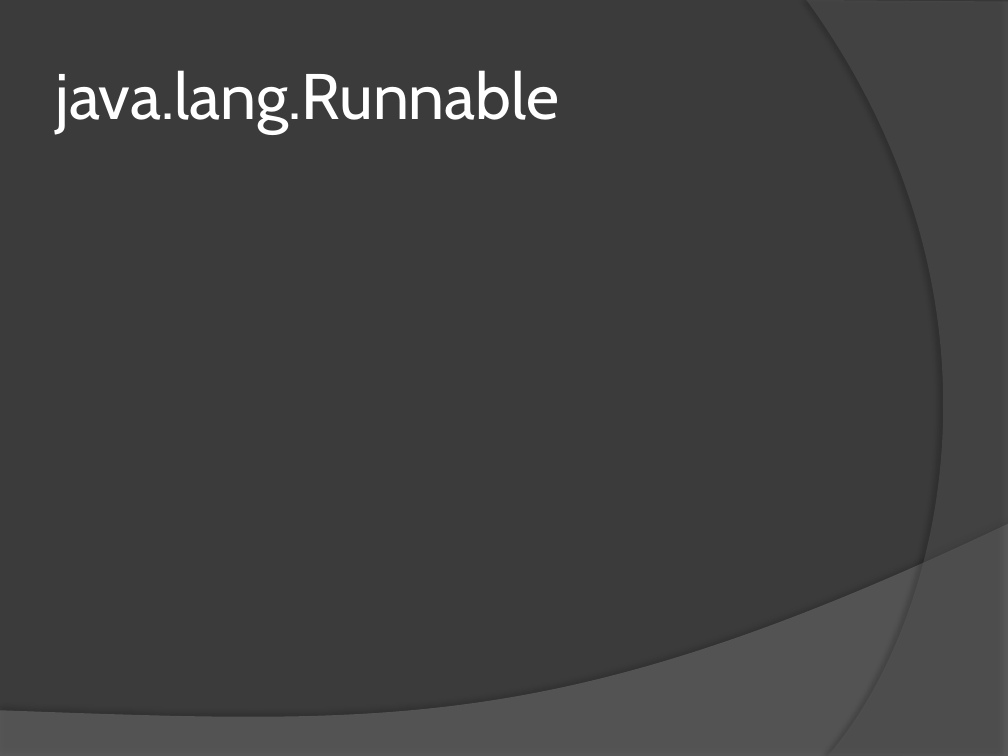
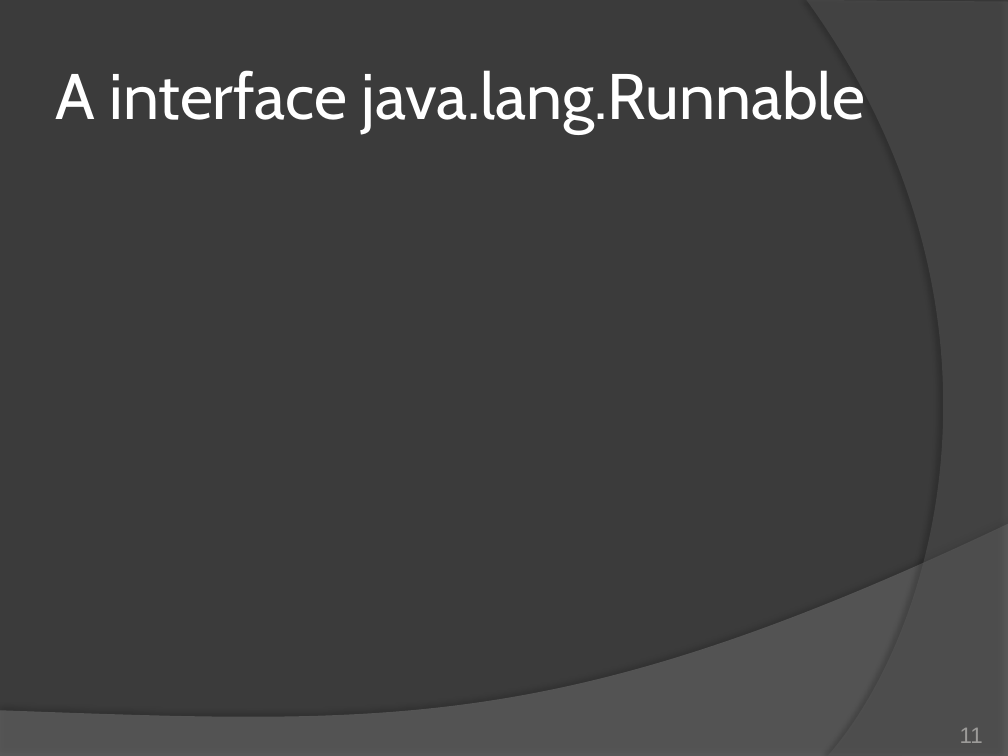
Before and after one commit to duchesqui/slzvieira-training, a slide deck: slide 11 of 2-Java-Programmer-Modulo-II/14.Capitulo08.pptx (slide 6 before the commit). Drawn at 1008x756 pixels with LibreOffice and Linux fonts; fonts in the diff are those of the drawing. Boxes give left, top, right and bottom in pixels: in the first picture for what was removed or moved away, otherwise in the second. Text is boxed around its words. In the diff, an @@ line names an element or a change of style, - is before the commit and + after.

```diff
--- a/2-Java-Programmer-Modulo-II/14.Capitulo08.pptx
+++ b/2-Java-Programmer-Modulo-II/14.Capitulo08.pptx
@@ title at [55,70,866,133]: text changed @@
-java.lang.Runnable
+A interface java.lang.Runnable
@@ page number added at [960,728,983,743], 16 pt, text #9D9B9A @@
+11
```
Also in this commit, not shown: 10 other slides changed, 8 slides added, 9 slides removed.
